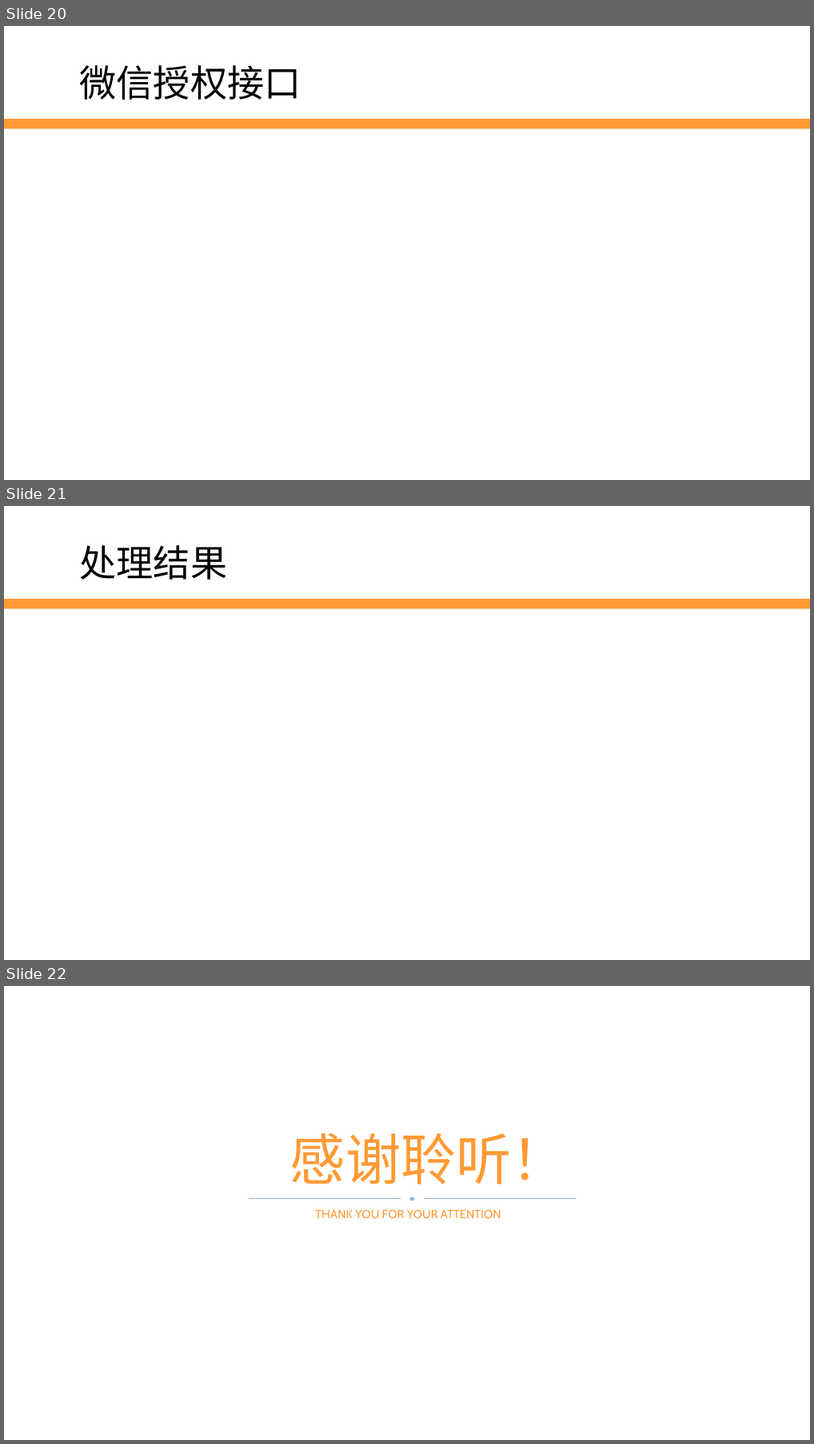
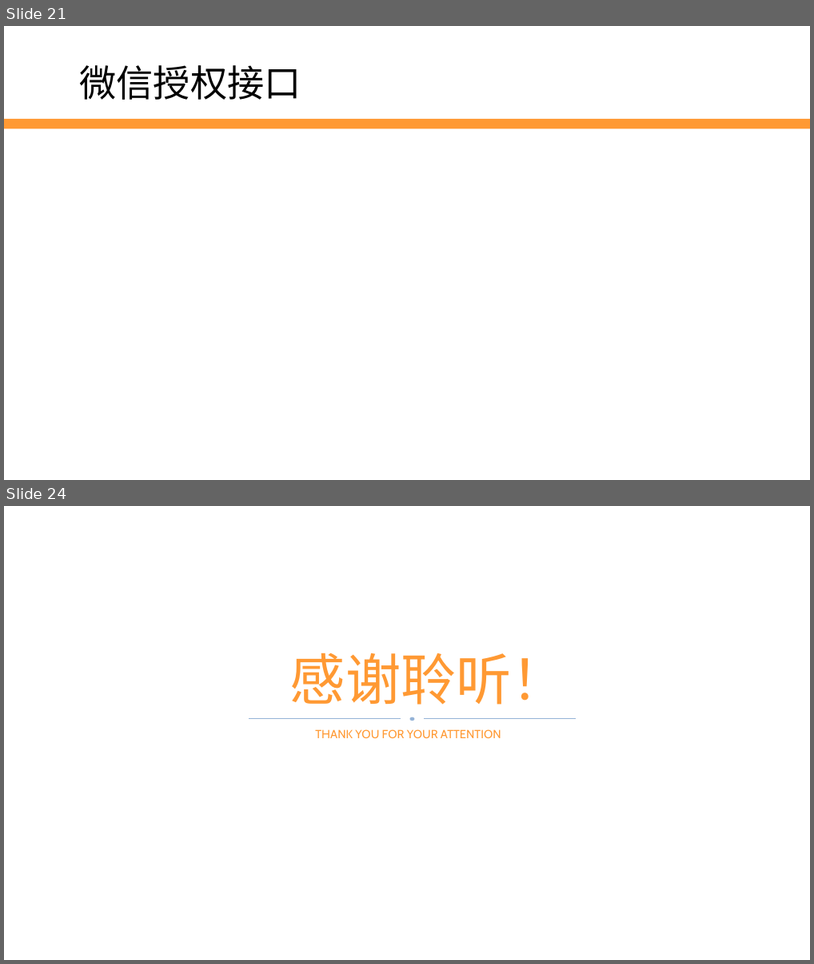
Before and after one commit to edu2act/2017-2018_1st_Wechat_Web_Programming, a slide deck: 课程ppt/第11讲 微信支付与Oauth授权.pptx. Shown one above the other, each under a label of ours: slides 20, 21 and 22 before the commit, slides 21 and 24 after it; the slides between them are not shown. The pictures are 814x1444 and 814x964 pixels, drawn with LibreOffice and Linux fonts; fonts in the diff are those of the drawing; background and template pictures are left out. Boxes give left, top, right and bottom in pixels: in the first picture for what was removed or moved away, otherwise in the second. Text is boxed around its words. In the diff, an @@ line names an element or a change of style, - is before the commit and + after.

```diff
--- a/课程ppt/第11讲 微信支付与Oauth授权.pptx
+++ b/课程ppt/第11讲 微信支付与Oauth授权.pptx
@@ slide 21 removed at bbox=[4, 506, 810, 960], background #FFFFFF; not listed: 1 template element that a slide beside it also shows @@
@@ text removed at bbox=[80, 545, 228, 580] @@
-处理结果
@@ what was slide 20 is now slide 21 @@
@@ what was slide 22 is now slide 24 @@
```
Also in this commit, not shown: 4 slides changed, 4 slides added, 1 other slide removed, 1 other file.
